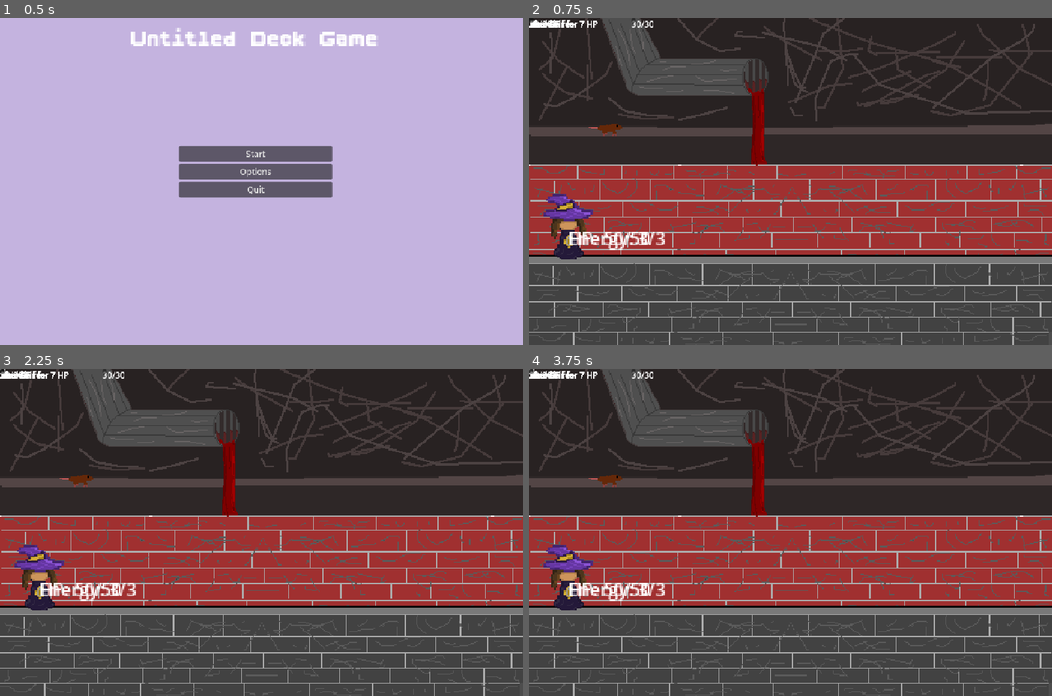
Above: before the commit, frames 1-4 (two rows, left to right).
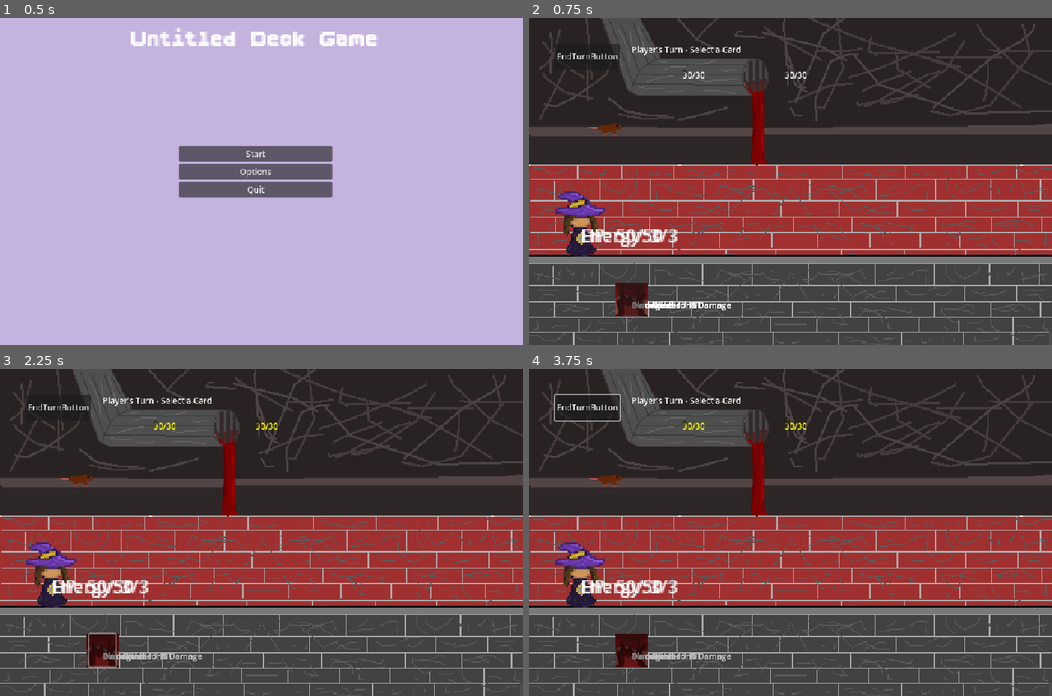
Above: after the commit, the same moments.

Repository: SirWadles/Untitled-Deck-Builder
Game: Godot game, scene res://scenes/main_menu.tscn
Same seed, same stepped clock (60 frames per second), same inputs: the game is played once before the commit and once after it.
Inputs (mouse positions are in pixels of both pictures, inside the frame that each line leads up to; where the layout moved, square brackets give the same spot in the first picture):
- Up to frame 1 (0.5 s): no input
- Up to frame 2 (0.75 s): click "Start" at 0.5 s
- Up to frame 3 (2.25 s): click (0, 372) at 1.27 s; click (104, 650) at 2.02 s
- Up to frame 4 (3.75 s): click (586, 408) [529, 372] at 2.75 s; click (529, 372) at 3.52 s

Frame 1 is identical in both runs. In frame 2, 3.7% of the frame differs, in the area x 0-53%, y 0-92%; in frame 3, 3.7%; in frame 4, 3.8%.

Commit message:
Car System (WIP4)
Set it up some more the cards works, kinda? A lot of adjustment is needed

Diff:
--- a/scenes/battle/battle.tscn
+++ b/scenes/battle/battle.tscn
@@ -1,40 +1,43 @@
-[gd_scene load_steps=5 format=3 uid="uid://bra78r4eh4jho"]
+[gd_scene load_steps=6 format=3 uid="uid://bra78r4eh4jho"]
 
 [ext_resource type="Script" uid="uid://b2uxirsmtut2q" path="res://scripts/battle_system.gd" id="1_xd4uy"]
 [ext_resource type="PackedScene" uid="uid://mlky7r11sp4p" path="res://scenes/battle/player.tscn" id="2_0yh6x"]
 [ext_resource type="Texture2D" uid="uid://bs25v43ujhr2" path="res://assets/Background.png" id="2_h0kxc"]
 [ext_resource type="PackedScene" uid="uid://dh0qkkui7ay5x" path="res://scenes/battle/hand.tscn" id="3_h0kxc"]
+[ext_resource type="Script" uid="uid://ksqcsk2tffcb" path="res://scripts/battle_ui.gd" id="5_h0kxc"]
 
 [node name="BattleSystem" type="Node2D"]
 script = ExtResource("1_xd4uy")
 
 [node name="TextureRect" type="TextureRect" parent="."]
-anchors_preset = -1
 offset_right = 1024.0
 offset_bottom = 640.0
 texture = ExtResource("2_h0kxc")
 
-[node name="Sprite2D" type="Sprite2D" parent="."]
-visible = false
-texture = ExtResource("2_h0kxc")
-
-[node name="CanvasLayer" type="CanvasLayer" parent="."]
-
-[node name="Player" parent="CanvasLayer" instance=ExtResource("2_0yh6x")]
-position = Vector2(76, 406)
+[node name="Player" parent="." instance=ExtResource("2_0yh6x")]
+position = Vector2(100, 400)
 scale = Vector2(2.2, 2.2)
 
-[node name="Hand" parent="CanvasLayer" instance=ExtResource("3_h0kxc")]
+[node name="Hand" parent="." instance=ExtResource("3_h0kxc")]
+position = Vector2(200, 550)
 
-[node name="EnemyContainer" type="Node2D" parent="CanvasLayer"]
+[node name="EnemyContainer" type="Node2D" parent="."]
+position = Vector2(300, 100)
 
-[node name="BattleUI" type="Control" parent="."]
+[node name="UI" type="Control" parent="."]
 layout_mode = 3
 anchors_preset = 0
 offset_right = 40.0
 offset_bottom = 40.0
+script = ExtResource("5_h0kxc")
 
-[node name="EndTurnButton" type="Button" parent="BattleUI"]
+[node name="EndTurnButton" type="Button" parent="UI"]
 layout_mode = 0
-offset_right = 8.0
-offset_bottom = 8.0
+offset_right = 127.0
+offset_bottom = 50.0
+text = "EndTurnButton"
+
+[node name="StatusLabel" type="Label" parent="UI"]
+layout_mode = 0
+offset_right = 300.0
+offset_bottom = 50.0
--- a/scenes/battle/card.tscn
+++ b/scenes/battle/card.tscn
@@ -1,11 +1,15 @@
-[gd_scene load_steps=2 format=3 uid="uid://cwdtijg713j6n"]
+[gd_scene load_steps=3 format=3 uid="uid://cwdtijg713j6n"]
 
 [ext_resource type="Script" uid="uid://vurxkpw0phey" path="res://scripts/card.gd" id="1_e68ej"]
+[ext_resource type="Texture2D" uid="uid://c5wcgt1syqw0g" path="res://assets/Card Border.png" id="2_12e7e"]
 
 [node name="Card" type="Node2D"]
 script = ExtResource("1_e68ej")
 
-[node name="Sprite2D" type="Sprite2D" parent="."]
+[node name="CardBorder" type="Sprite2D" parent="."]
+texture = ExtResource("2_12e7e")
+
+[node name="CardArt" type="Sprite2D" parent="."]
 
 [node name="NameLabel" type="Label" parent="."]
 offset_right = 40.0
@@ -19,6 +23,8 @@
 offset_right = 40.0
 offset_bottom = 23.0
 
-[node name="Button" type="Button" parent="."]
-offset_right = 8.0
-offset_bottom = 8.0
+[node name="CardButton" type="Button" parent="."]
+offset_left = -26.0
+offset_top = -32.0
+offset_right = 26.0
+offset_bottom = 32.0
--- a/scenes/cards/CardDatabase.gd
+++ b/scenes/cards/CardDatabase.gd
@@ -7,6 +7,10 @@
 	create_cards()
 
 func create_cards():
+	var death_grip_texture = preload("res://assets/Death Grip.png")
+	var abundance_texture = preload("res://assets/Abundance.png")
+	var blood_fire_texture = preload("res://assets/Blood Fire.png")
+
 	cards["attack"] = CardData.new(
 		"attack",
 		"Death Grip",
@@ -15,30 +19,35 @@
 		5, #damage
 		0, #defense
 		0, #heal
-		null #texture
+		death_grip_texture #texture
 	)
 
 	cards["blood_fire"] = CardData.new(
 		"blood_fire",
 		"Blood Fire",
-		"Heal Self for 7 HP",
+		"Damage all for 6 Damage",
 		1,
+		6,
 		0,
-		0,
-		3,
-		null
+		-2,
+		blood_fire_texture
 	)
 
-	cards["heal"] = CardData.new(
-		"heal",
+	cards["abundance"] = CardData.new(
+		"abundance",
 		"Abundance",
 		"Heal Self for 7 HP",
 		1,
 		0,
 		0,
 		3,
-		null
+		abundance_texture
 	)
 
 func get_card(card_id: String) -> CardData:
 	return cards.get(card_id, null)
+
+func get_random_card() -> CardData:
+	var card_keys = cards.keys()
+	var random_key = card_keys[randi() % card_keys.size()]
+	return cards[random_key]
--- a/scripts/battle_system.gd
+++ b/scripts/battle_system.gd
@@ -1,10 +1,11 @@
 extends Node2D
 class_name BattleSystem
 
-@onready var player: Player = $CanvasLayer/Player
-@onready var hand: Hand = $CanvasLayer/Hand
-@onready var enemy_container: Node2D = $CanvasLayer/EnemyContainer
+@onready var player: Player = $Player
+@onready var hand: Hand = $Hand
+@onready var enemy_container: Node2D = $EnemyContainer
 @onready var card_database = get_node("/root/CardStuff")
+@onready var ui: Control = $UI
 
 var enemies: Array[Enemy] = []
 var current_selected_card: Card = null
@@ -38,14 +39,16 @@
 	player.start_turn()
 	draw_cards(5)
 	hand.set_cards_selectable(true)
+	if ui:
+		ui.update_status("Player's Turn - Select a Card")
 
 func draw_cards(amount: int):
 	if not hand:
 		return
 	hand.clear_hand()
-	var card_ids = ["attack", "blood_fire", "heal"]
+	var card_pool = ["attack", "blood_fire", "abundance"]
 	for i in range(amount):
-		var random_card = card_ids[randi() % card_ids.size()]
+		var random_card = card_pool[randi() % card_pool.size()]
 		var card_data = card_database.get_card(random_card)
 		hand.add_card(card_data)
 
--- /dev/null
+++ b/scripts/battle_ui.gd
@@ -0,0 +1,17 @@
+extends Control
+
+@onready var end_turn_button: Button = $EndTurnButton
+@onready var status_label: Label = $StatusLabel
+
+func _ready():
+	end_turn_button.pressed.connect(_on_end_turn_pressed)
+	end_turn_button.position = Vector2(50, 50)
+	status_label.position = Vector2(200, 50)
+
+func _on_end_turn_pressed():
+	var battle_system = get_parent()
+	if battle_system and battle_system.has_method("end_turn"):
+		battle_system.end_turn()
+
+func update_status(text: String):
+	status_label.text = text
--- a/scripts/card.gd
+++ b/scripts/card.gd
@@ -1,11 +1,12 @@
 extends Node2D
 class_name Card
 
-@onready var button: Button = $Button
+@onready var button: Button = $CardButton
 @onready var name_label: Label = $NameLabel
 @onready var cost_label: Label = $CostLabel
 @onready var description_label: Label = $DescriptionLabel
-@onready var sprite: Sprite2D = $Sprite2D
+@onready var card_border: Sprite2D = $CardBorder
+@onready var card_art: Sprite2D = $CardArt
 
 var card_data: CardData
 var hand: Node
@@ -21,11 +22,26 @@
 	cost_label.text = str(data.cost)
 	description_label.text = data.description
 	if data.texture:
-		sprite.texture = data.texture
+		card_art.texture = data.texture
+	set_card_visuals_based_on_type()
 
-func set_selected(selectable: bool):
+func set_card_visuals_based_on_type():
+	if card_data.damage > 0:
+		card_border.modulate = Color(1, 0.2, 0.2)
+	elif card_data.heal > 0:
+		card_border.modulate = Color(0.2, 1, 0.2)
+	elif card_data.defense > 0:
+		card_border.modulate = Color(0.2, 0.2, 1)
+
+func set_selectable(selectable: bool):
 	is_selectable = selectable
 	button.disabled = !selectable
+	if selectable:
+		modulate = Color.WHITE
+		card_border.modulate.a = 1.0
+	else:
+		modulate = Color.GRAY
+		card_border.modulate.a = 0.7
 
 func _on_card_clicked():
 	if is_selectable:
--- a/scripts/hand.gd
+++ b/scripts/hand.gd
@@ -26,7 +26,7 @@
 
 func set_cards_selectable(selectable: bool):
 	for card in cards:
-		card.set_selected(selectable)
+		card.set_selectable(selectable)
 
 func card_selected(card: Card):
 	selected_card = card
Not shown, added: scripts/battle_ui.gd.uid
